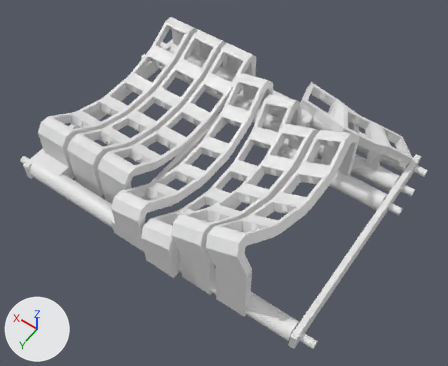
The Blender file models/blender/cuivienen.blend as it was, and as the next commit left it.
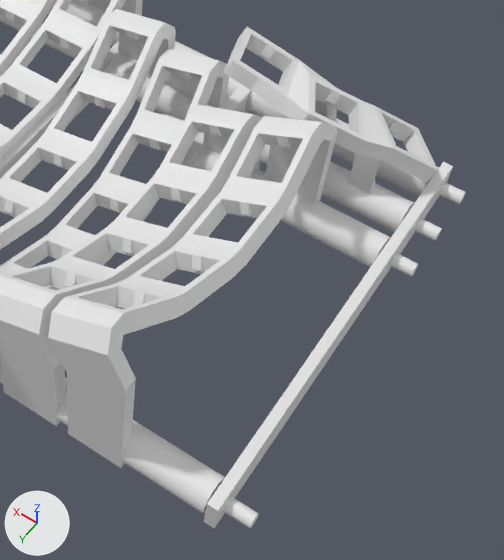
There are two pictures of each version: one whole from a camera (50 mm lens) standing at (-134.0, 168.0, 266.0) and looking at (-19.0, 7.0, 13.0), one close up on the part from 40% to 100% of the width and 19% to 100% of the height. The axes (+X, +Y, +Z) are drawn at lower left. The lights are the same throughout.

Objects in the first close-up: 'beam1', 'boltHole1', 'boltHole2', 'boltHole3', 'boltHole4', 'col1', 'col2', 'col3', 'col4', 'col5', 'col6', 'thumbs'.
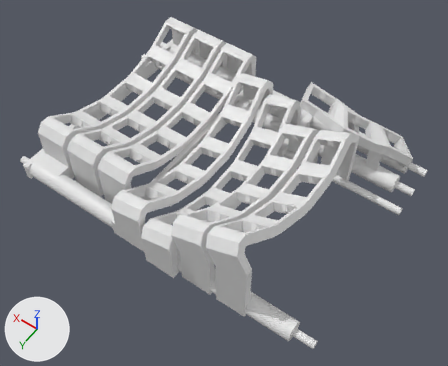
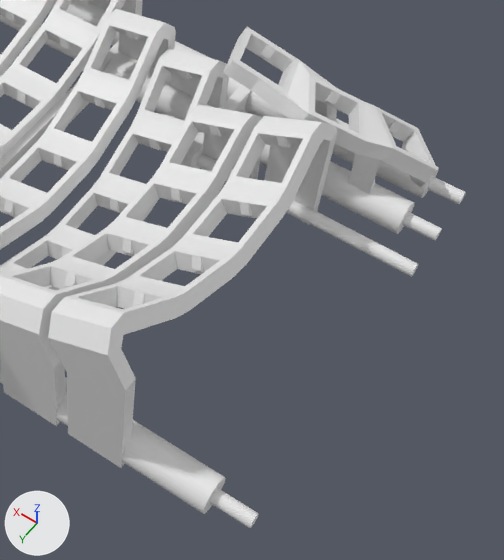
Where the change shows, as pixel boxes (x1, y1, x2, y2) in the close-ups (504 x 560 px):
'beam1', hidden: before (203, 162, 453, 528)
'boltHole3', hidden: before (191, 146, 391, 267)
'bolt3', unchanged, uncovered by the edit: before (390, 253, 418, 277); after (196, 153, 418, 277)

The change in detail:
Object 'beam1' (ob_beam1) is now hidden.
Object 'boltHole3' (ob_bolthole3) is now hidden.
